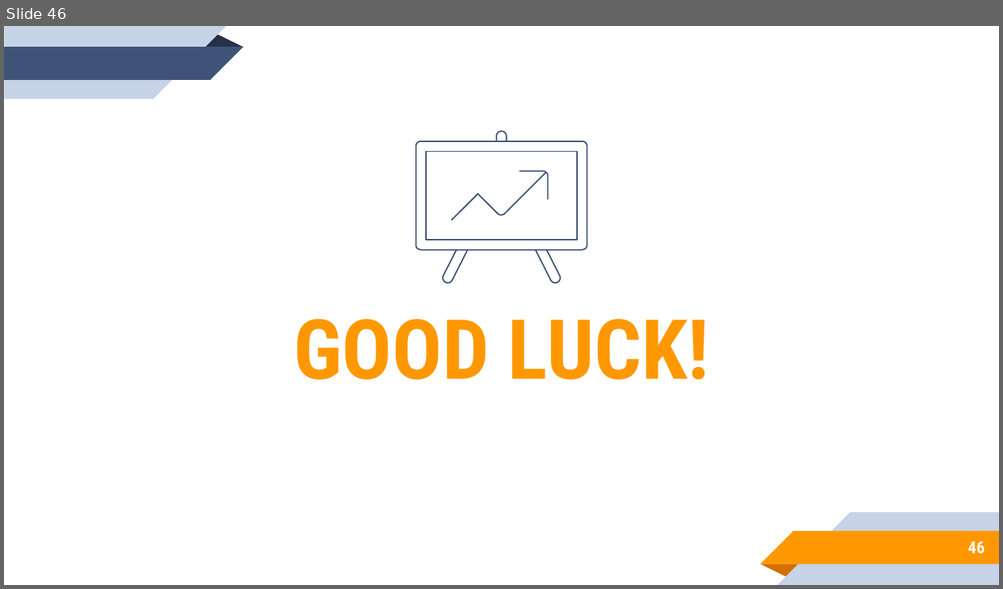
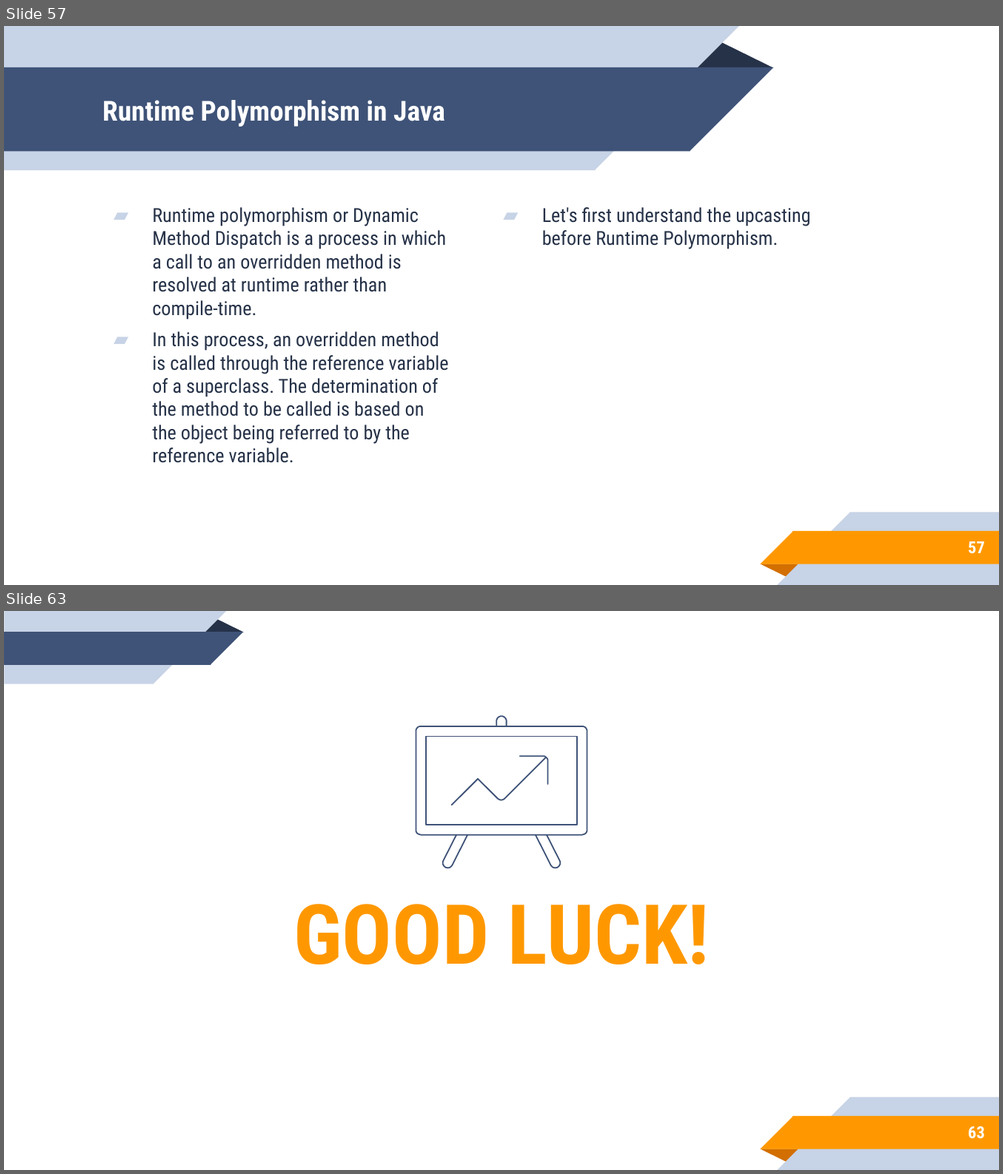
Before and after one commit to aronipurwanto/materi-xa, a slide deck: java/java-logic/Slide-Java-Logic-06.pptx. Shown one above the other, each under a label of ours: slide 46 before the commit, slides 57 and 63 after it; the slides between them are not shown. The pictures are 1003x589 and 1003x1174 pixels, drawn with LibreOffice and Linux fonts; fonts in the diff are those of the drawing. Boxes give left, top, right and bottom in pixels: in the first picture for what was removed or moved away, otherwise in the second. Text is boxed around its words. In the diff, an @@ line names an element or a change of style, - is before the commit and + after.

```diff
--- a/java/java-logic/Slide-Java-Logic-06.pptx
+++ b/java/java-logic/Slide-Java-Logic-06.pptx
@@ slide 57 added at box(4, 26, 999, 585), background #FFFFFF; not listed: 5 template elements that a slide beside it also shows @@
@@ group added at box(4, 26, 773, 170): 2 rectangles, 2 right triangles, 1 triangle @@
@@ title added at box(102, 100, 445, 127), 20 pt, text #FFFFFF, bold @@
+Runtime Polymorphism in Java
@@ text added at box(152, 207, 449, 463), 14 pt, text #263248 @@
+▰ Runtime polymorphism or Dynamic Method Dispatch is a process in which a call to an overridden method is resolved at runtime rather than compile-time.
+▰ In this process, an overridden method is called through the reference variable of a superclass. The determination of the method to be called is based on the object being referred to by the reference variable.
@@ text added at box(542, 207, 810, 249), 14 pt, text #263248 @@
+▰ Let's first understand the upcasting before Runtime Polymorphism.
@@ page number added at box(967, 542, 984, 554), 12 pt, text #FFFFFF, bold @@
+57
@@ what was slide 46 is now slide 63 @@
@@ page number at box(967, 1127, 984, 1139): text changed @@
-46
+63
```
Also in this commit, not shown: 4 slides changed, 16 other slides added, 24 other files.
